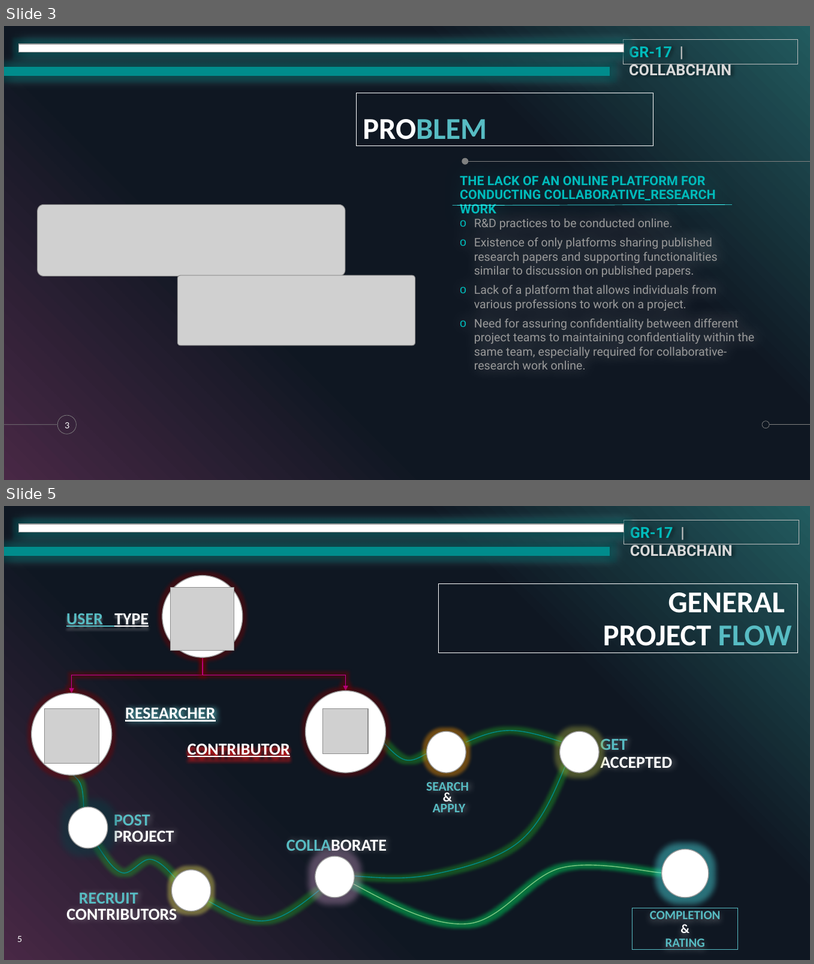
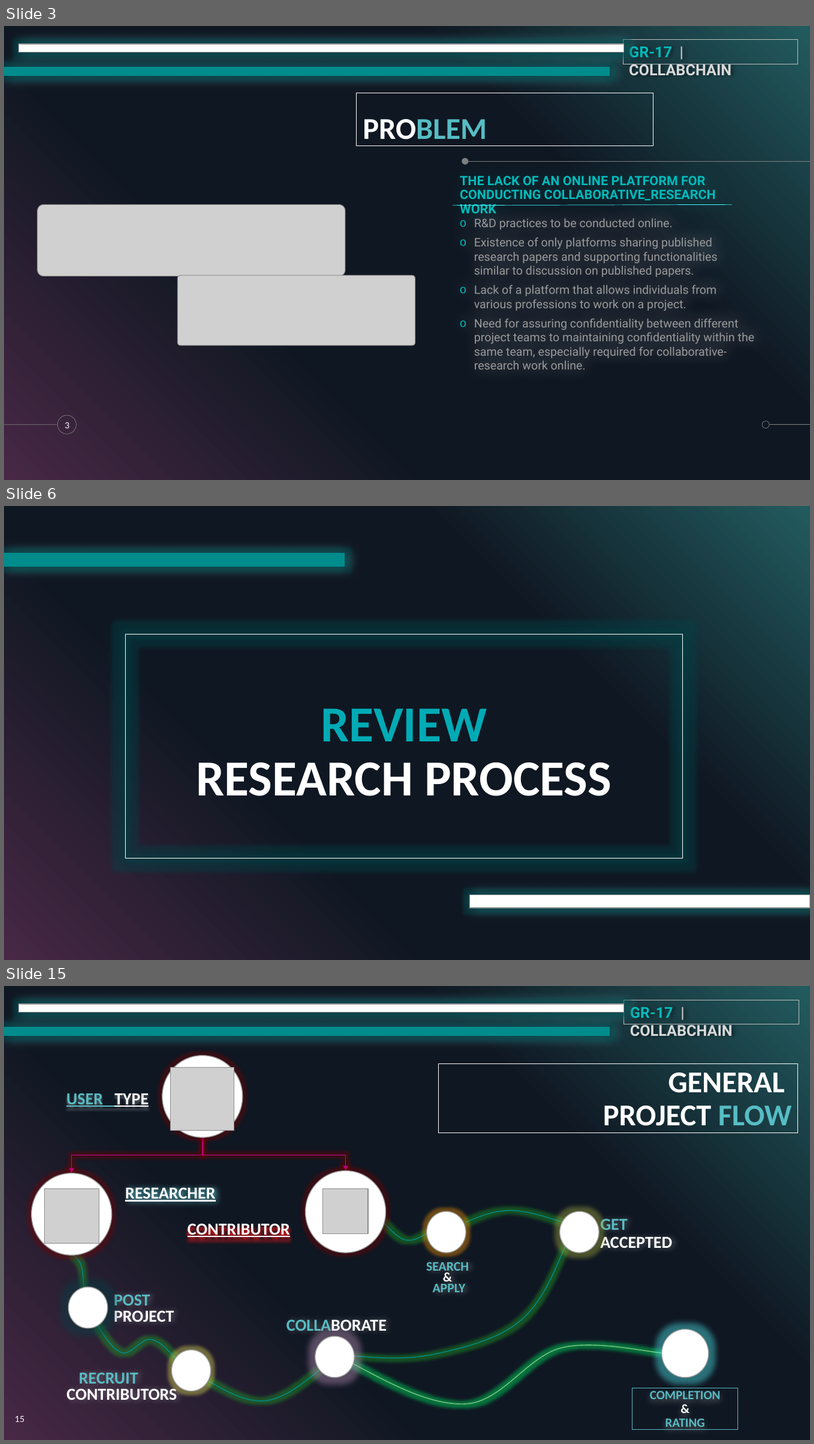
Before and after one commit to dhirajksharma/collabchain, a slide deck: Documents/Deliverables/SlideDeck/collabchain.pptx. Shown one above the other, each under a label of ours: slides 3 and 5 before the commit, slides 3, 6 and 15 after it; the slides between them are not shown. The pictures are 814x964 and 814x1444 pixels, drawn with LibreOffice and Linux fonts; fonts in the diff are those of the drawing; grey boxes stand for pictures. Boxes give left, top, right and bottom in pixels: in the first picture for what was removed or moved away, otherwise in the second. Text is boxed around its words. In the diff, an @@ line names an element or a change of style, - is before the commit and + after.

```diff
--- a/Documents/Deliverables/SlideDeck/collabchain.pptx
+++ b/Documents/Deliverables/SlideDeck/collabchain.pptx
@@ slide 6 added at box(4, 506, 810, 960), background #000000; not listed: 5 template elements that a slide beside it also shows @@
@@ rectangle added at box(4, 553, 345, 566), fill #008C8C, outline #008C8C 1 pt @@
@@ rectangle added at box(126, 634, 683, 858), outline #FFFFFF 0.75 pt, 60 pt, text #FFFFFF, bold @@
+REVIEW
+RESEARCH PROCESS
@@ rectangle added at box(470, 894, 810, 907), fill #FFFFFF, outline #999999 1 pt @@
@@ what was slide 5 is now slide 15 @@
@@ page number at box(15, 1416, 24, 1422): text changed @@
-5
+15
```
Also in this commit, not shown: 1 slide changed, 10 other slides added, 1 slide removed, 1 other file.
